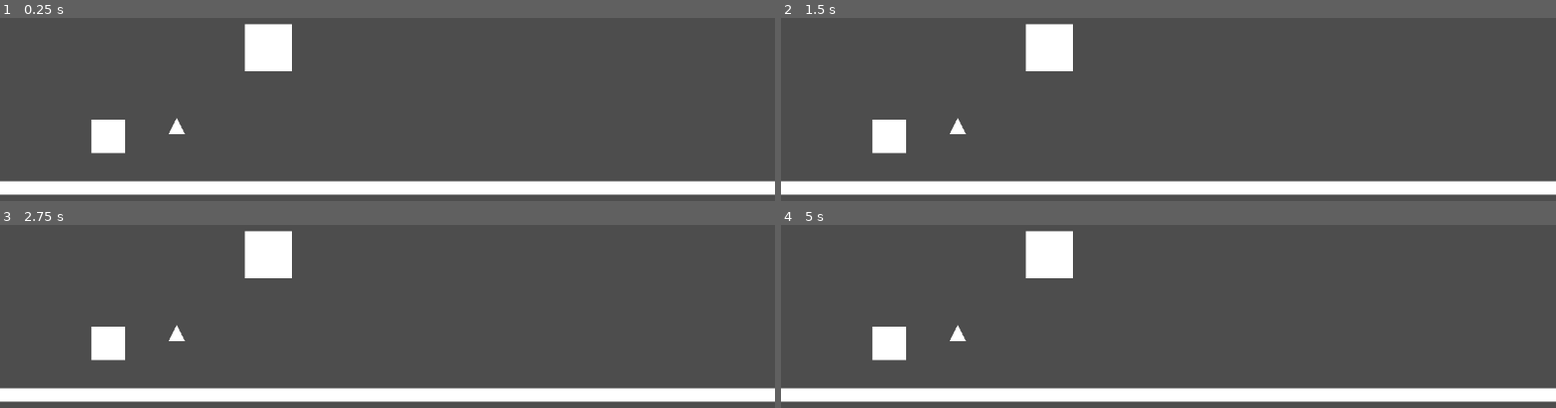
Above: before the commit, frames 1-4 (two rows, left to right).
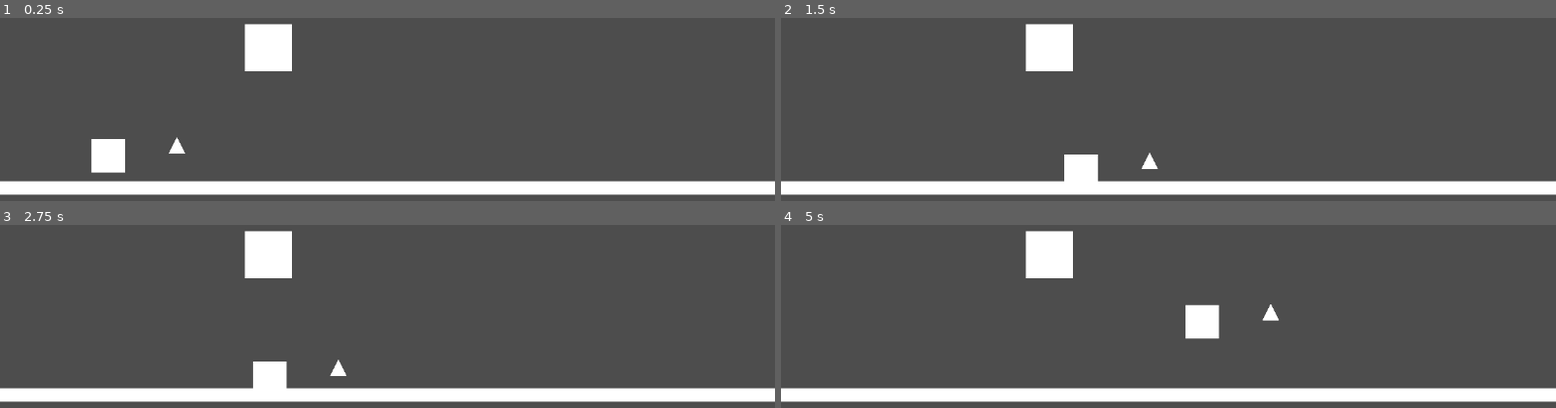
Above: after the commit, the same moments.

Repository: vmaye002-debug/shape-shifter
Game: Godot game, scene res://main.tscn
The game is run twice, just before and just after one commit, with the same random seed, the same clock (stepped at 60 frames per second) and the same inputs.
Inputs:
- Up to frame 1 (0.25 s): no input
- Up to frame 2 (1.5 s): tap Enter (ui_accept) at 0.5, 0.77 s; hold Right (ui_right) from 0.53 s (still down); tap 3 (circle) at 0.6 s; tap 1 (square) at 0.8, 1.35 s
- Up to frame 3 (2.75 s): tap Enter (ui_accept) at 1.52 s; tap 2 (triangle) at 1.55, 2.1 s; release Right (ui_right) at 2.03 s; hold Left (ui_left) from 2.03 s (still down); tap 3 (circle) at 2.3 s
- Up to frame 4 (5 s): release Left (ui_left) at 2.78 s; hold Right (ui_right) 2.78-4.28 s; tap 3 (circle) at 2.85, 4.55 s; tap Enter (ui_accept) at 3.02, 3.77, 4.52 s; tap 1 (square) at 3.05, 4.35 s; hold Space (space) 3.53-4.28 s; tap 2 (triangle) at 3.8 s; hold Left (ui_left) from 4.28 s (still down)

The runs differ from the first frame. In frame 1, 1.2% of the frame differs, in the area x 11-24%, y 54-85%; in frame 2, 1.7%; in frame 3, 1.7%; in frame 4, 1.9%, in the area x 11-65%, y 43-75%.
Error before the commit: Parse Error: Expected ":" or "=" after dictionary key. (res://player.gd:6)

Commit message:
Levelin time

Diff:
--- /dev/null
+++ b/Level1.tscn
@@ -0,0 +1,69 @@
+[gd_scene load_steps=11 format=3 uid="uid://caqc58wa2s471"]
+
+[ext_resource type="Texture2D" uid="uid://bqiefpxw12mk0" path="res://Level 1.png" id="1_mc20k"]
+[ext_resource type="PackedScene" uid="uid://d3g3ui2j3sigp" path="res://Player.tscn" id="2_cove1"]
+
+[sub_resource type="RectangleShape2D" id="RectangleShape2D_dwyiq"]
+size = Vector2(653, 115)
+
+[sub_resource type="WorldBoundaryShape2D" id="WorldBoundaryShape2D_dn5ey"]
+distance = -195.89542
+
+[sub_resource type="RectangleShape2D" id="RectangleShape2D_lmyl5"]
+size = Vector2(609, 113)
+
+[sub_resource type="RectangleShape2D" id="RectangleShape2D_mlbie"]
+size = Vector2(182, 68)
+
+[sub_resource type="RectangleShape2D" id="RectangleShape2D_s3sxq"]
+size = Vector2(53, 68)
+
+[sub_resource type="RectangleShape2D" id="RectangleShape2D_5py54"]
+size = Vector2(91, 66)
+
+[sub_resource type="RectangleShape2D" id="RectangleShape2D_1bjei"]
+size = Vector2(56.5, 14)
+
+[sub_resource type="RectangleShape2D" id="RectangleShape2D_5g1s2"]
+size = Vector2(20, 280)
+
+[node name="Level1" type="Node2D"]
+
+[node name="StaticBody2D" type="StaticBody2D" parent="."]
+
+[node name="Sprite2D" type="Sprite2D" parent="StaticBody2D"]
+texture = ExtResource("1_mc20k")
+
+[node name="CollisionShape2D" type="CollisionShape2D" parent="StaticBody2D"]
+position = Vector2(425.5, 194.5)
+shape = SubResource("RectangleShape2D_dwyiq")
+
+[node name="CollisionShape2D2" type="CollisionShape2D" parent="StaticBody2D"]
+shape = SubResource("WorldBoundaryShape2D_dn5ey")
+
+[node name="CollisionShape2D3" type="CollisionShape2D" parent="StaticBody2D"]
+position = Vector2(-443.5, 191.5)
+shape = SubResource("RectangleShape2D_lmyl5")
+
+[node name="CollisionShape2D4" type="CollisionShape2D" parent="StaticBody2D"]
+position = Vector2(-325, 13)
+shape = SubResource("RectangleShape2D_mlbie")
+
+[node name="CollisionShape2D5" type="CollisionShape2D" parent="StaticBody2D"]
+position = Vector2(216.5, 6)
+shape = SubResource("RectangleShape2D_s3sxq")
+
+[node name="CollisionShape2D6" type="CollisionShape2D" parent="StaticBody2D"]
+position = Vector2(345.5, 5)
+shape = SubResource("RectangleShape2D_5py54")
+
+[node name="CollisionShape2D7" type="CollisionShape2D" parent="StaticBody2D"]
+position = Vector2(271.75, -21)
+shape = SubResource("RectangleShape2D_1bjei")
+
+[node name="CollisionFlag" type="CollisionShape2D" parent="StaticBody2D"]
+position = Vector2(714, -2)
+shape = SubResource("RectangleShape2D_5g1s2")
+
+[node name="Player" parent="." instance=ExtResource("2_cove1")]
+position = Vector2(-675, 94)
--- a/player.gd
+++ b/player.gd
@@ -3,7 +3,6 @@
 
 const SPEED = 300.0
 const JUMP_VELOCITY = -400.0
-const SHAPES = {"square","circle","triangle"}
 
 func _physics_process(delta: float) -> void:
 	# Add the gravity.
Binary file added: Level 1.png
Not shown, added: Level 1.png.import
